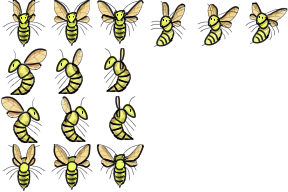
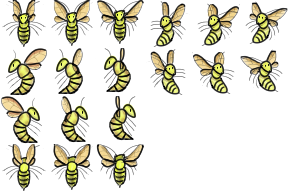
Layered file, before and after one edit (288 x 192). Changes by layer:
added group "Right down 3" with 19 layers above "Right down 2" over [146, 49, 283, 95]
added group "Line" (1st of 18, in "Right down 3") with 9 layers in group "Right down 3" over [146, 49, 283, 95]
added layer "Legs" (1st of 18, in "Right down 3" › "Line") in group "Line" over [146, 49, 283, 95]
added layer "Tactiles" (1st of 6, in "Right down 3" › "Line") in group "Line" over [146, 49, 283, 95]
added layer "Patterns" (1st of 34, in "Right down 3" › "Line") in group "Line" over [146, 49, 283, 95]
added layer "Eyes" (1st of 9, in "Right down 3" › "Line") in group "Line" over [146, 49, 283, 95]
added layer "Back wings" (1st of 11, in "Right down 3" › "Line") in group "Line" over [146, 49, 283, 95]
added layer "Head" (1st of 21, in "Right down 3" › "Line") in group "Line" over [146, 49, 283, 95]
added layer "Middle body" (1st of 6, in "Right down 3" › "Line") in group "Line" over [146, 49, 283, 95]
added layer "Lower body" (1st of 6, in "Right down 3" › "Line") in group "Line" over [146, 49, 283, 95]
added group "Drawings" (1st of 6, in "Right down 3") with 8 layers in group "Right down 3" over [146, 49, 283, 95]
added group "Wings" (1st of 30, in "Right down 3" › "Drawings") with 3 layers in group "Drawings" over [146, 49, 283, 95]
added layer "Patterns" (2nd of 34, in "Right down 3" › "Drawings" › "Wings") in group "Wings" over [146, 49, 283, 95]
added group "Head and body" (1st of 12, in "Right down 3" › "Drawings") with 3 layers in group "Drawings" over [146, 49, 283, 95]
added layer "Light" (1st of 6, in "Right down 3" › "Drawings" › "Head and body") (screen) in group "Head and body" over [146, 49, 283, 95]
added layer "Shadow" (1st of 6, in "Right down 3" › "Drawings" › "Head and body") (multiply) in group "Head and body" over [146, 49, 283, 95]
…and 44 more changes (44 added)
